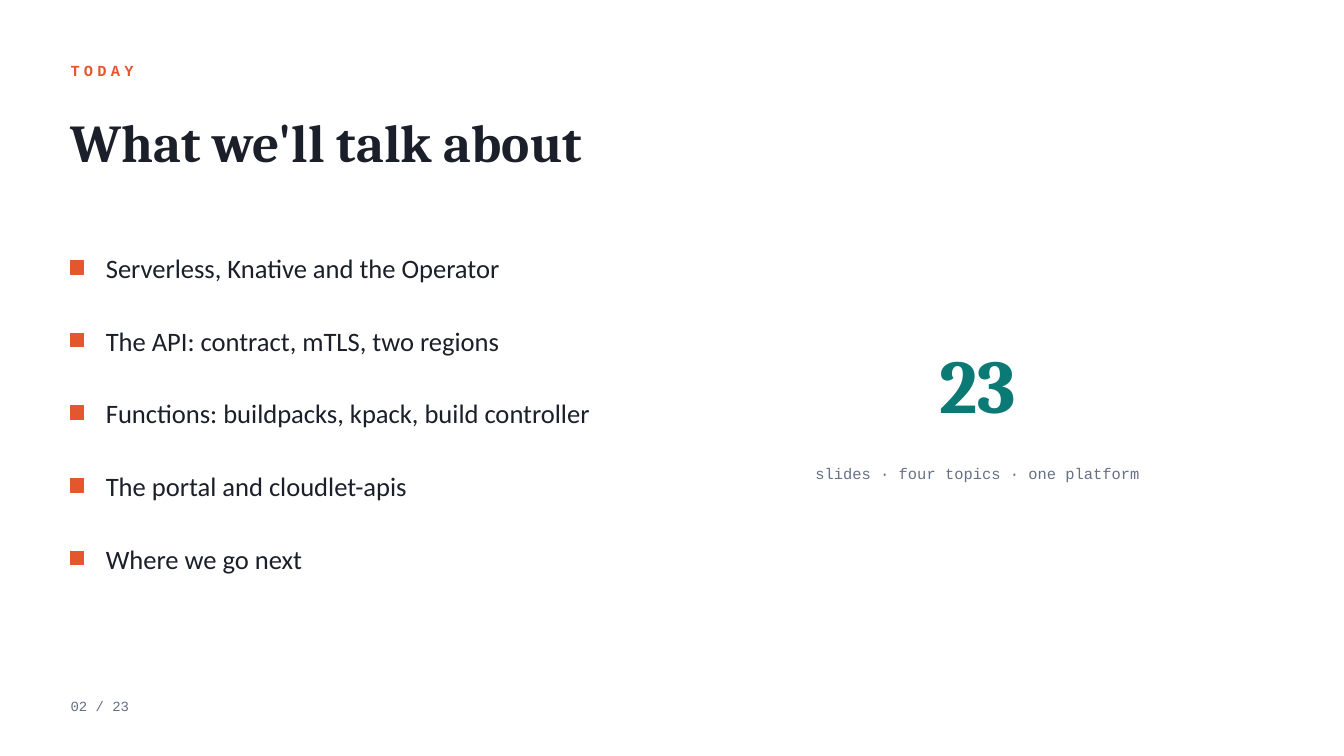
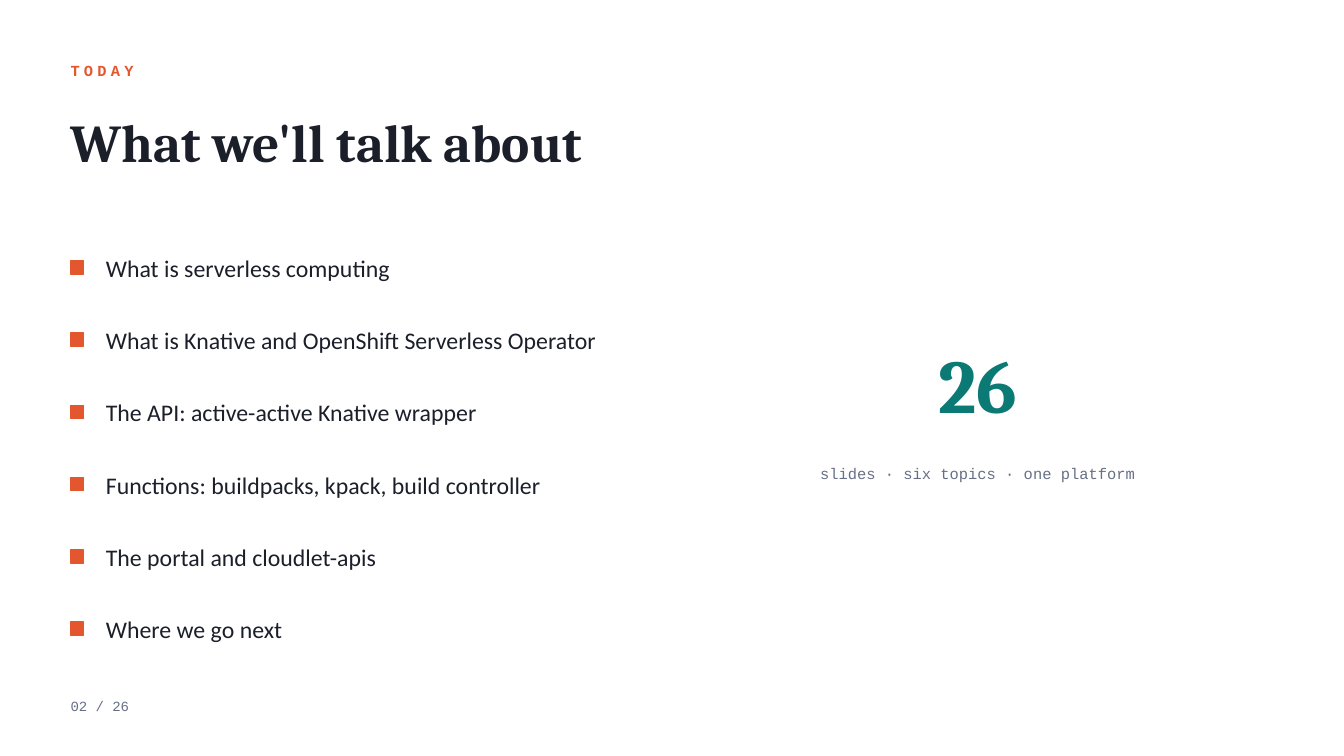
Before and after one commit to black-cloudlet/serverless, a slide deck: slide 2 of docs/presentation/serverless-platform.pptx. Drawn at 1344x756 pixels with LibreOffice and Linux fonts; fonts in the diff are those of the drawing. Boxes give left, top, right and bottom in pixels: in the first picture for what was removed or moved away, otherwise in the second. Text is boxed around its words. In the diff, an @@ line names an element or a change of style, - is before the commit and + after.

```diff
--- a/docs/presentation/serverless-platform.pptx
+++ b/docs/presentation/serverless-platform.pptx
@@ text at [106,260,390,281]: text changed; size 19 to 17 pt @@
-Serverless, Knative and the Operator
+What is serverless computing
@@ text at [106,332,596,353]: text changed; size 19 to 17 pt @@
-The API: contract, mTLS, two regions
+What is Knative and OpenShift Serverless Operator
@@ text at [938,361,1017,414]: text changed @@
-23
+26
@@ text added at [106,404,476,425], 17 pt, text #1B1F2A @@
+The API: active-active Knative wrapper
@@ 3 texts: place and size @@
-3 texts at [106,404,590,574]
+3 texts at [106,477,540,642]
@@ size 19 to 17 pt in 3 elements at [106,621,282,642], [106,549,376,570], [106,477,540,498] @@
@@ text at [820,468,1135,482]: text changed @@
-slides · four topics · one platform
+slides · six topics · one platform
@@ rectangle added at [71,622,84,635], fill #E4572E, outline #E4572E 1 pt @@
@@ text at [71,701,129,711]: text changed @@
-02 / 23
+02 / 26
```
Also in this commit, not shown: 21 other slides changed, 3 slides added, 6 other files.
